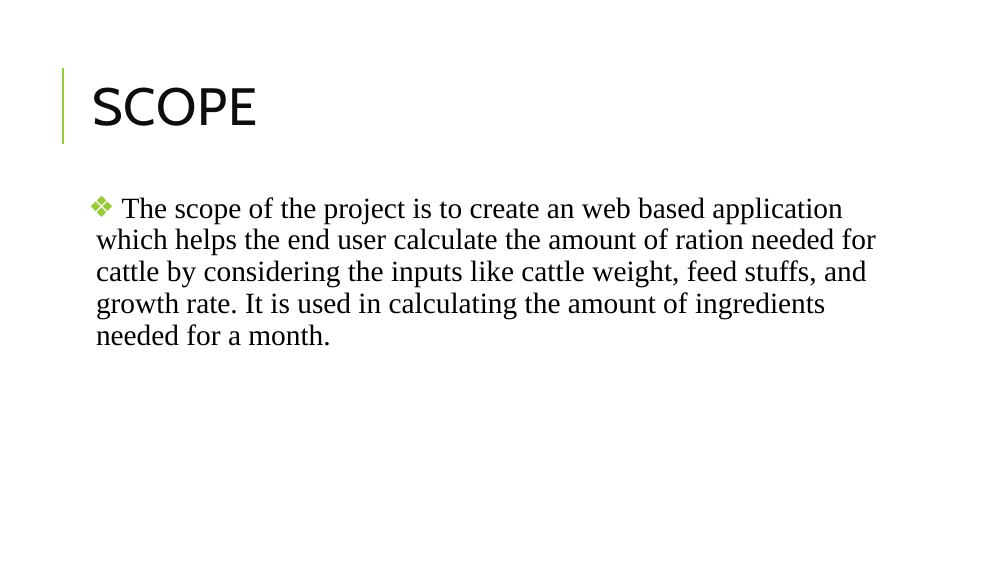
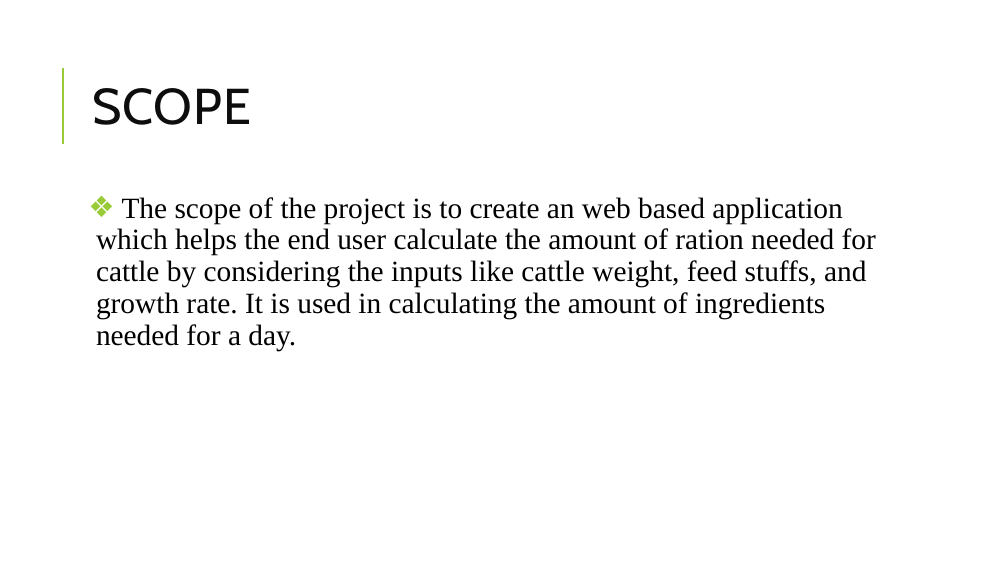
Before and after one commit to Satyavrath/rationbalancing, a slide deck: slide 4 of RationBalancing.pptx. Drawn at 1008x567 pixels with LibreOffice and Linux fonts; fonts in the diff are those of the drawing. Boxes give left, top, right and bottom in pixels: in the first picture for what was removed or moved away, otherwise in the second. Text is boxed around its words. In the diff, an @@ line names an element or a change of style, - is before the commit and + after.

```diff
--- a/RationBalancing.pptx
+++ b/RationBalancing.pptx
@@ title "SCOPE" at [92, 88, 251, 125]: size 50 to 48 pt @@
@@ text at [96, 197, 876, 351]: text changed @@
-❖ The scope of the project is to create an web based application which helps the end user calculate the amount of ration needed for cattle by considering the inputs like cattle weight, feed stuffs, and growth rate. It is used in calculating the amount of ingredients needed for a month.
+❖ The scope of the project is to create an web based application which helps the end user calculate the amount of ration needed for cattle by considering the inputs like cattle weight, feed stuffs, and growth rate. It is used in calculating the amount of ingredients needed for a day.
```
Also in this commit, not shown: 4 other slides changed.
